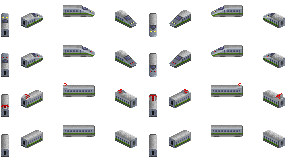
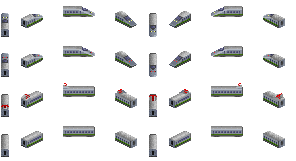
Comparing the layer stacks of the two w=296, h=161 images. Changes:
moved "Background T3" above "Outline overlay T3" over bbox(2, 5, 285, 144)
added layer "Lights T3 copy" in group "T3" over bbox(3, 12, 269, 72)
hid "Lights T3", painted on it over bbox(2, 11, 269, 72)
added layer "Sprites T3 E3-1000 take 4" in group "T3" over bbox(2, 6, 285, 144)
hid "Sprites T3 E3-1000 take 3", painted on it over bbox(2, 5, 285, 144)
hid "Sprites T3 E3-1000 take 2" over bbox(2, 5, 285, 144)
